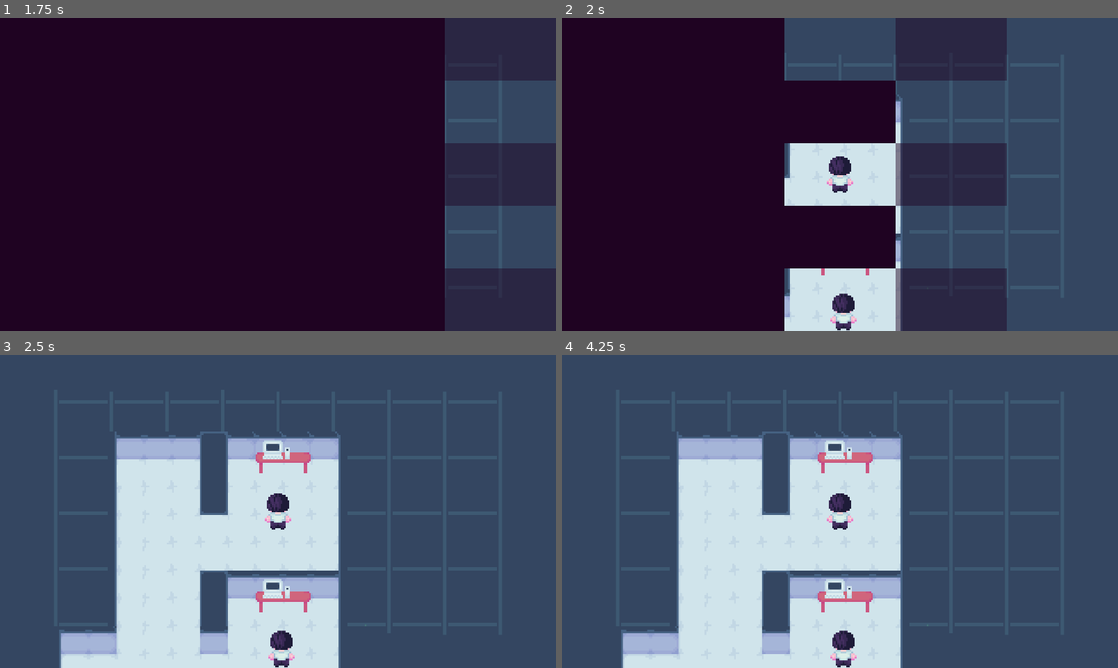
Above: before the commit, frames 1-4 (two rows, left to right).
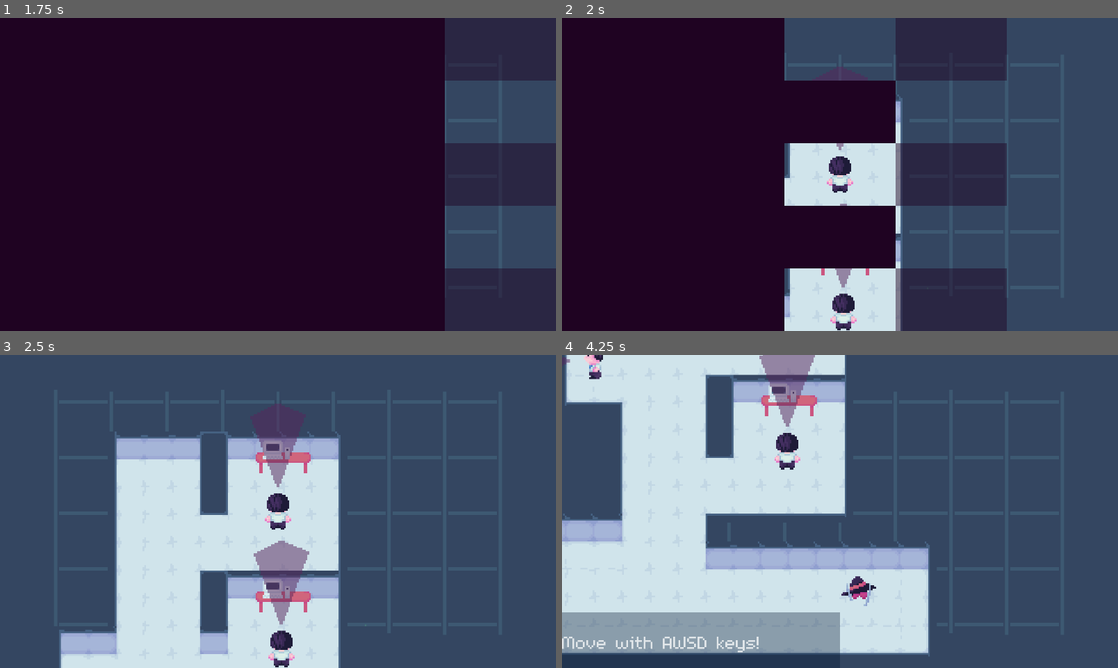
Above: after the commit, the same moments.

Repository: LuisGarrillo/jamegam-01-25
Game: Godot game, scene res://scenes/root.tscn
Same seed, same stepped clock (60 frames per second), same inputs: the game is played once before the commit and once after it.
Inputs:
- Up to frame 1 (1.75 s): click "START" at 0.5 s; click "START" at 1.25 s
- Up to frame 2 (2 s): no input
- Up to frame 3 (2.5 s): hold D (right) from 2.03 s (still down); tap J (abduct) at 2.1 s
- Up to frame 4 (4.25 s): tap Enter at 2.75 s; release D (right) at 2.78 s; hold S (down) 2.78-3.53 s; tap J (abduct) at 2.85, 3.6 s; tap Escape (reset-debug) at 3.5 s; hold D (right) from 3.53 s (still down)

Frame 1 is identical in both runs. In frame 2, 0.2% of the frame differs, in the area x 49-53%, y 15-87%; in frame 3, 1.9%; in frame 4, 45%, in the area x 0-67%, y 0-100%.

Commit message:
Make final touches

Diff:
--- a/scenes/entities/enemy/enemy.tscn
+++ b/scenes/entities/enemy/enemy.tscn
@@ -1,10 +1,11 @@
-[gd_scene load_steps=12 format=3 uid="uid://cd5mj7rue83qi"]
+[gd_scene load_steps=13 format=3 uid="uid://cd5mj7rue83qi"]
 
 [ext_resource type="Script" path="res://scripts/entities/enemies/enemy.gd" id="1_ixqy0"]
 [ext_resource type="Texture2D" uid="uid://dfqsthi2wfgyk" path="res://assets/sprites/enemies/idle down.png" id="2_7lw7n"]
 [ext_resource type="Texture2D" uid="uid://btdiighva0p08" path="res://assets/sprites/enemies/idle left.png" id="3_jsfr2"]
 [ext_resource type="Texture2D" uid="uid://c8o3pgn5p6xev" path="res://assets/sprites/enemies/idle right.png" id="4_cplx4"]
 [ext_resource type="Texture2D" uid="uid://kjsalcfxfmii" path="res://assets/sprites/enemies/idle up.png" id="5_p23tm"]
+[ext_resource type="Texture2D" uid="uid://dvqbx5xysifv6" path="res://assets/sprites/enemies/vision field.png" id="6_4prk4"]
 
 [sub_resource type="AtlasTexture" id="AtlasTexture_4fu4i"]
 atlas = ExtResource("2_7lw7n")
@@ -77,7 +78,13 @@
 collision_mask = 2
 
 [node name="CollisionPolygon2D" type="CollisionPolygon2D" parent="ViewField"]
-polygon = PackedVector2Array(14, 43, 8, 4, 0, 0, -8, 4, -15, 43, 0, 48)
+position = Vector2(0, 13)
+polygon = PackedVector2Array(16, 42, 6, 18, 0, 0, -7, 19, -15, 43, 0, 48)
+
+[node name="Sprite2D" type="Sprite2D" parent="ViewField"]
+position = Vector2(0, 38)
+rotation = 1.5708
+texture = ExtResource("6_4prk4")
 
 [node name="Timers" type="Node2D" parent="."]
 
--- a/scripts/entities/enemies/enemy.gd
+++ b/scripts/entities/enemies/enemy.gd
@@ -24,6 +24,7 @@
 	aux_action = action
 	view_field.rotation_degrees = view_rotation
 	animated_sprite_2d.play("idle-" + directions[String.num_int64(view_field.rotation_degrees)])
+	action_timer.wait_time = action_duration
 	action_timer.start()
 
 func perform_action() -> void:
--- a/scripts/root.gd
+++ b/scripts/root.gd
@@ -56,6 +56,7 @@
 
 
 func advance_level() -> void:
+	ui_display.tutorial.out()
 	pausable = false
 	current_level += 1
 	if current_level == len(level_scenes):
@@ -70,8 +71,6 @@
 
 
 func _process(_delta: float) -> void:
-	if Input.is_action_just_pressed("reset-debug") and level in game_display.get_children():
-		reset()
 	if Input.is_action_just_pressed("pause") and pausable:
 		toggle_pause()
 		ui_display.toggle_pause()
Binary file added: assets/sprites/enemies/vision field.png
Not shown, added: assets/sprites/enemies/vision field.png.import
Not shown, added: export_presets.cfg
